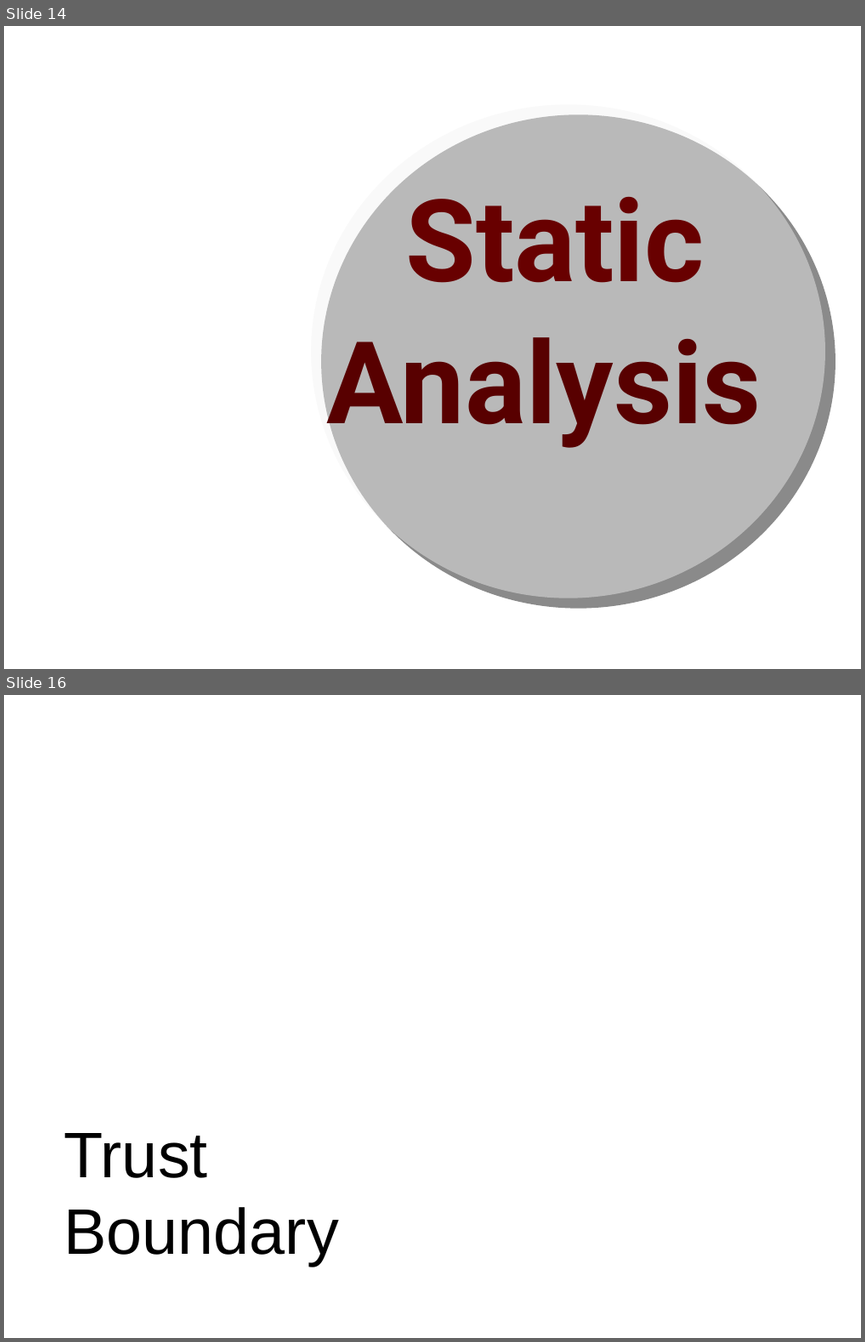
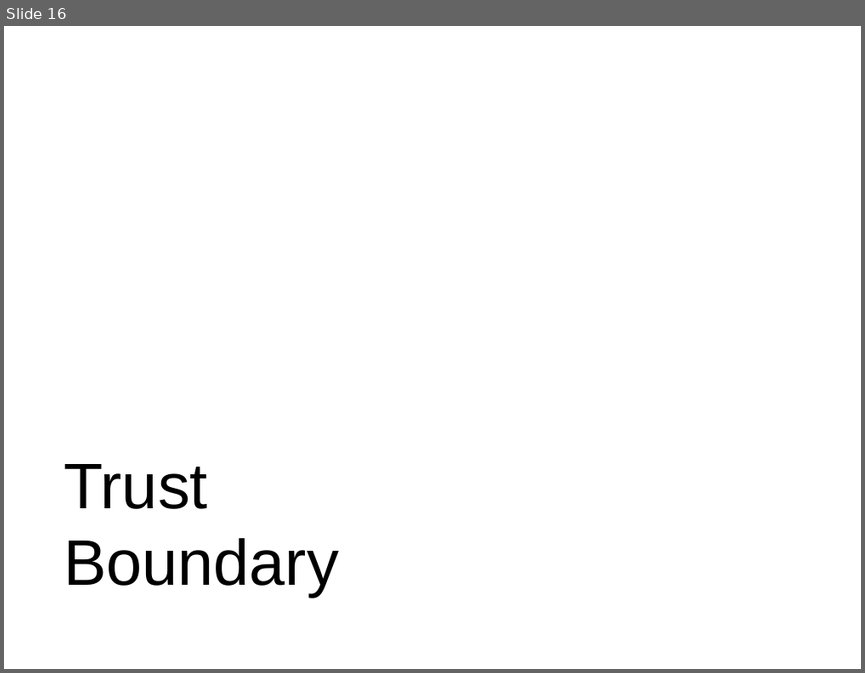
Before and after one commit to marcesher/mxunit-cfmeetups, a slide deck: cfObjective2009SecurityTesting/cf.objective.2009.ppt. Shown one above the other, each under a label of ours: slides 14 and 16 before the commit, slide 16 after it; the slides between them are not shown. The pictures are 865x1342 and 865x673 pixels, drawn with LibreOffice and Linux fonts; fonts in the diff are those of the drawing; background and template pictures are left out. Boxes give left, top, right and bottom in pixels: in the first picture for what was removed or moved away, otherwise in the second. Text is boxed around its words. In the diff, an @@ line names an element or a change of style, - is before the commit and + after.

```diff
--- a/cfObjective2009SecurityTesting/cf.objective.2009.ppt
+++ b/cfObjective2009SecurityTesting/cf.objective.2009.ppt
@@ slide 14 removed at (4, 26, 861, 669), background picture (left out) @@
@@ ellipse removed at (311, 105, 825, 598) @@
@@ text removed at (406, 176, 704, 283) @@
-Static
@@ text removed at (326, 337, 761, 450) @@
-Analysis
```
Also in this commit, not shown: 1 slide changed, 1 slide added.
